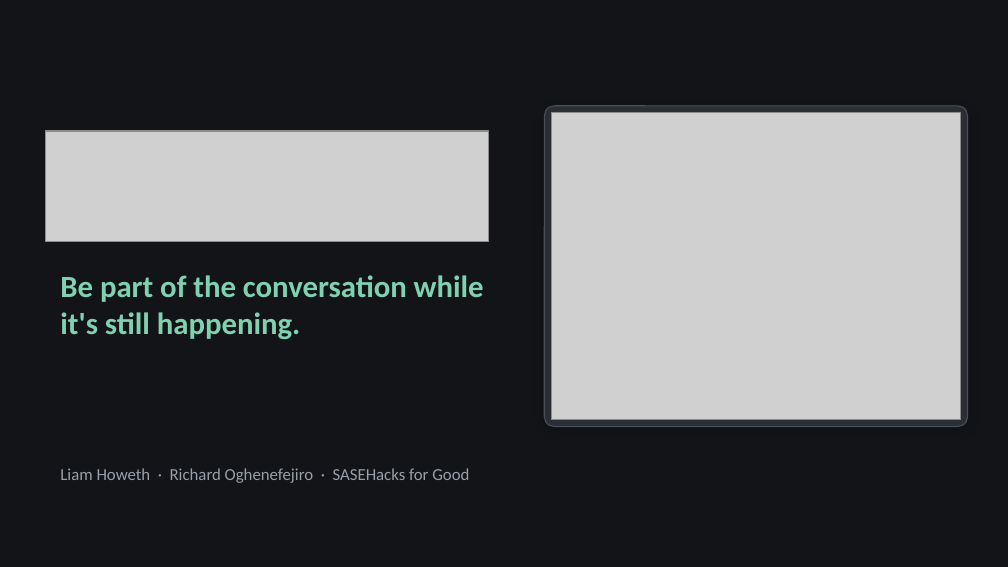
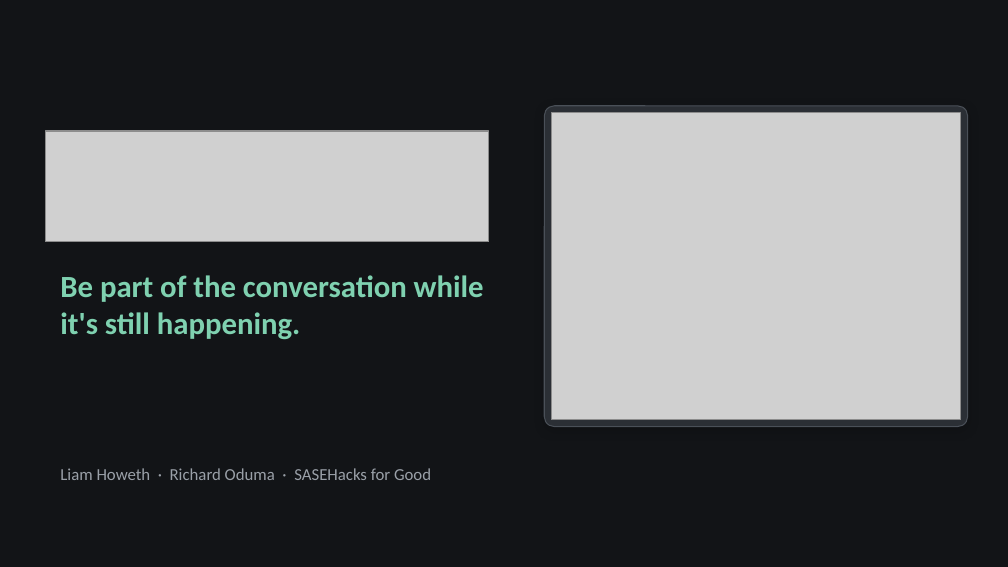
Before and after one commit to LiamHoweth/HACKATHON, a slide deck: slide 1 of docs/deck/final/Still_Here_6.pptx. Drawn at 1008x567 pixels with LibreOffice and Linux fonts; fonts in the diff are those of the drawing; grey boxes stand for pictures. Boxes give left, top, right and bottom in pixels: in the first picture for what was removed or moved away, otherwise in the second. Text is boxed around its words. In the diff, an @@ line names an element or a change of style, - is before the commit and + after.

```diff
--- a/docs/deck/final/Still_Here_6.pptx
+++ b/docs/deck/final/Still_Here_6.pptx
@@ text at box(60, 468, 431, 480): text changed @@
-Liam Howeth · Richard Oghenefejiro · SASEHacks for Good
+Liam Howeth · Richard Oduma · SASEHacks for Good
```
Also in this commit, not shown: 3 other files.
